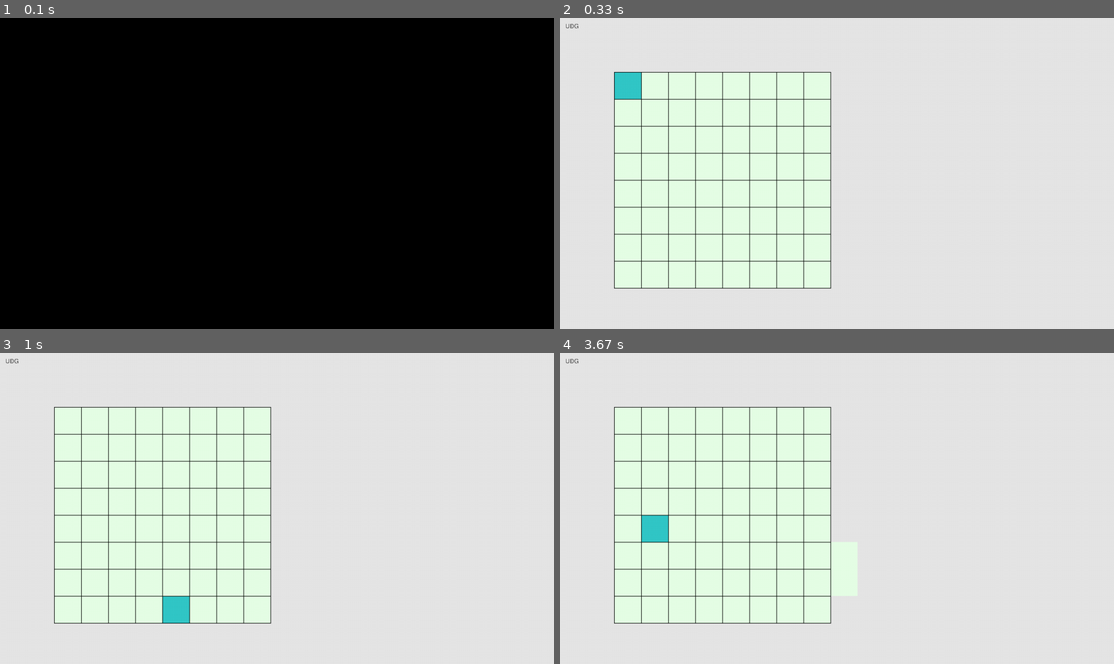
Above: before the commit, frames 1-4 (two rows, left to right).
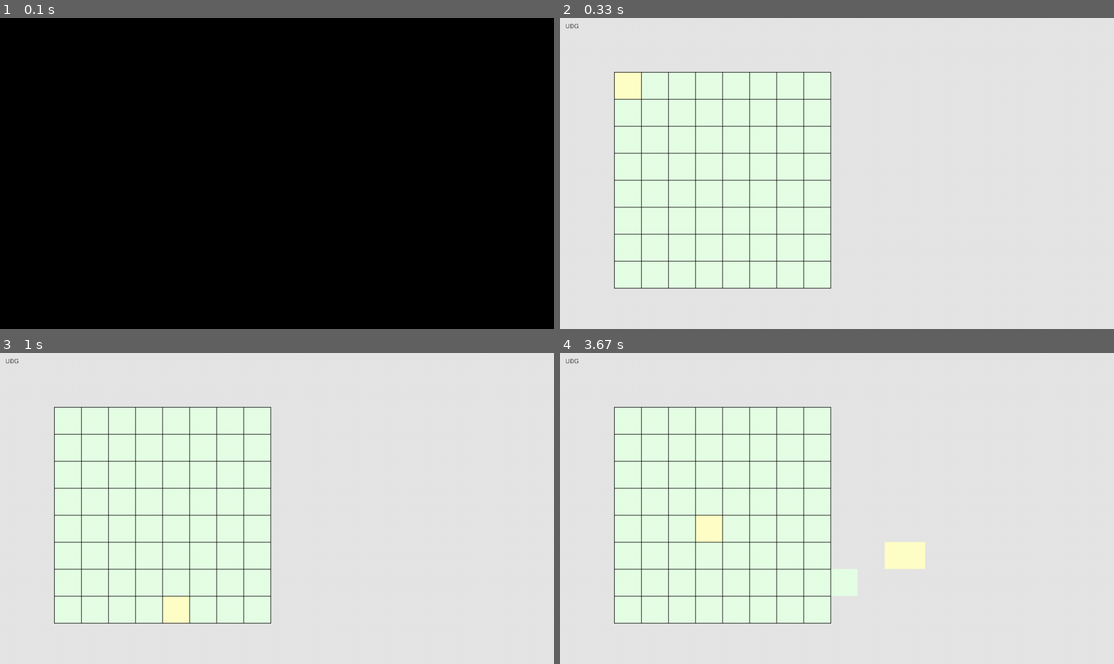
Above: after the commit, the same moments.

Repository: rodrigodub/Output
Game: pygame game, started from ProgramacaoDeJogos/UDG.py
Same seed, same stepped clock (60 frames per second), same inputs: the game is played once before the commit and once after it.
Inputs:
- Up to frame 1 (0.1 s): no input
- Up to frame 2 (0.33 s): no input
- Up to frame 3 (1 s): hold Right 0.33-0.8 s; hold Up from 0.83 s (still down)
- Up to frame 4 (3.67 s): release Up at 1.13 s; hold Right 1.17-1.63 s; hold Left 1.67-2.2 s; hold Down 2.23-2.53 s; hold Left 2.57-2.97 s; hold Up 3-3.37 s; hold Right from 3.4 s (still down)

Frame 1 is identical in both runs. In frame 2, 0.4% of the frame differs, in the area x 9-15%, y 17-27%; in frame 3, 0.4%; in frame 4, 1.8%, in the area x 14-66%, y 52-70%.

Commit message:
UDG: improving cursor
# v2.130
# 20180204

Diff:
--- a/ProgramacaoDeJogos/UDG.py
+++ b/ProgramacaoDeJogos/UDG.py
@@ -6,7 +6,7 @@
 # Usage:
 # > python3 UDG.py
 #
-# v2.129
+# v2.130
 # 20180204
 #################################################
 __author__ = 'Rodrigo Nobrega'
@@ -108,7 +108,7 @@
             self.posprev[0] = self.pos[0]
             self.pos[0] -= 1
             if self.pos[0] < 0:
-                self.pos[0] = 7
+                self.pos[0] = 8
         if keys[K_RIGHT]:
             self.posprev[0] = self.pos[0]
             self.pos[0] += 1
@@ -121,9 +121,14 @@
                              , ((self.posprev[0] * 50 + 100), (self.posprev[1] * 50 + 100)
                                 , (self.size[0][0]), (self.size[0][1]))
                              , 0)
-            pygame.draw.rect(scr.display, (50, 200, 200)
+            pygame.draw.rect(scr.display, (255, 255, 200)
                              , ((self.pos[0]*50 + 100), (self.pos[1]*50 + 100)
                                 , (self.size[0][0]), (self.size[0][1]))
+                             , 0)
+        else:
+            pygame.draw.rect(scr.display, (255, 255, 200)
+                             , ((self.pos[0] * 50 + 200), (self.pos[1] * 50 + 100)
+                                , (self.size[1][0]), (self.size[1][1]))
                              , 0)
 
 
